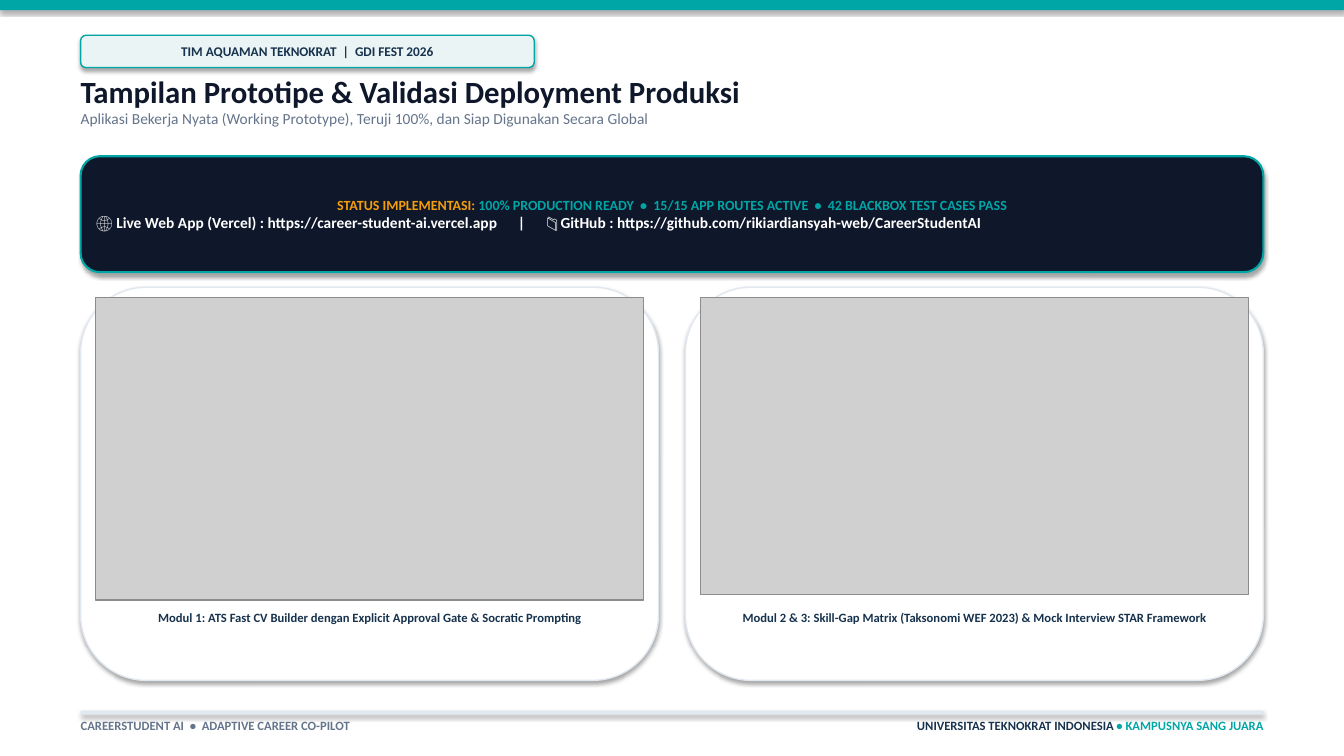
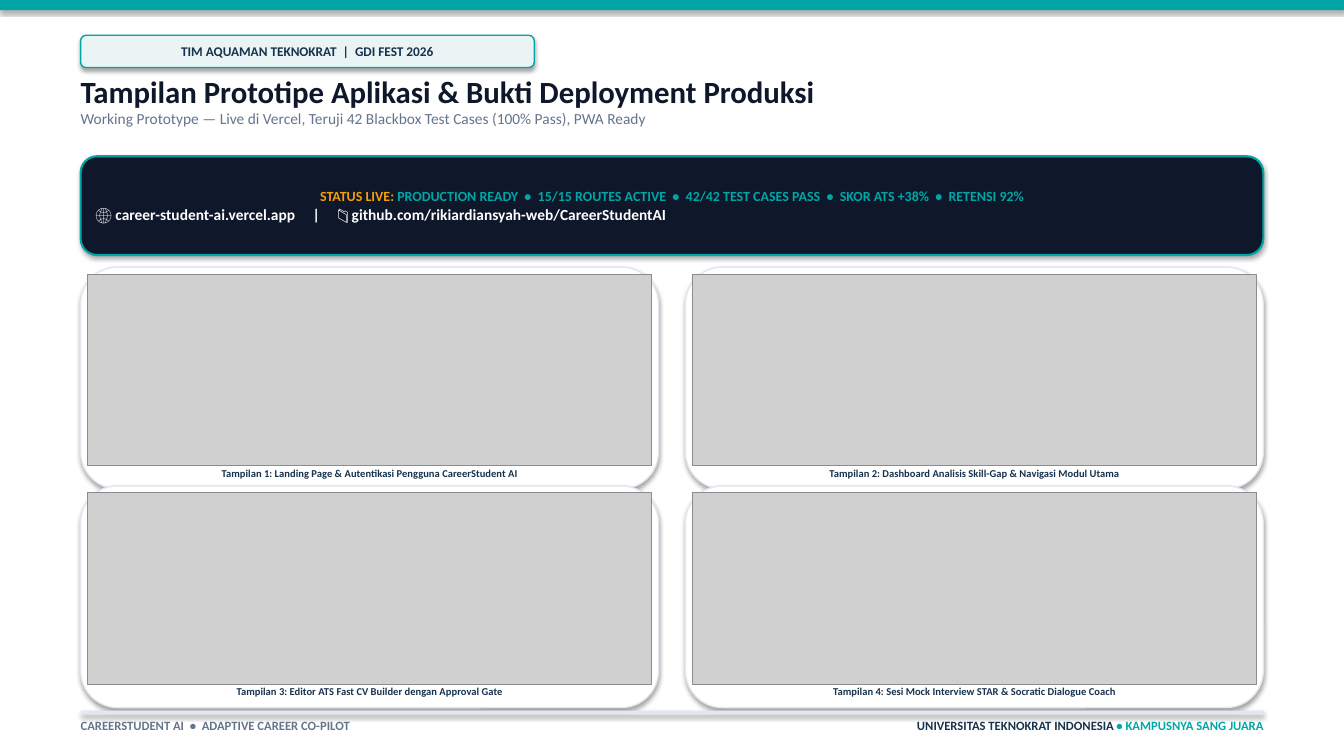
Before and after one commit to rikiardiansyah-web/CareerStudentAI, a slide deck: slide 4 of PitchDeck_CareerStudentAI.pptx. Drawn at 1344x756 pixels with LibreOffice and Linux fonts; fonts in the diff are those of the drawing; grey boxes stand for pictures. Boxes give left, top, right and bottom in pixels: in the first picture for what was removed or moved away, otherwise in the second. Text is boxed around its words. In the diff, an @@ line names an element or a change of style, - is before the commit and + after.

Commit message:
docs: fix pitch deck - correct app screenshots, add dosen pembimbing, add MOD-04 career discovery, universal scope

```diff
--- a/PitchDeck_CareerStudentAI.pptx
+++ b/PitchDeck_CareerStudentAI.pptx
@@ text at [81,81,815,127]: text changed @@
-Tampilan Prototipe & Validasi Deployment Produksi
-Aplikasi Bekerja Nyata (Working Prototype), Teruji 100%, dan Siap Digunakan Secara Global
+Tampilan Prototipe Aplikasi & Bukti Deployment Produksi
+Working Prototype — Live di Vercel, Teruji 42 Blackbox Test Cases (100% Pass), PWA Ready
@@ rounded rectangle "STATUS LIVE: PRODUCTION READY • ...": place and size @@
-rounded rectangle "STATUS LIVE: PRODUCTION READY • ..." at [81,156,1263,272]
+rounded rectangle "STATUS LIVE: PRODUCTION READY • ..." at [81,156,1263,255]
@@ text in rounded rectangle at [320,191,1024,223]: text changed; size 11 to 10 pt @@
-STATUS IMPLEMENTASI: 100% PRODUCTION READY • 15/15 APP ROUTES ACTIVE • 42 BLACKBOX TEST CASES PASS
-🌐 Live Web App (Vercel) : https://career-student-ai.vercel.app | 📁 GitHub : https://github.com/rikiardiansyah-web/CareerStudentAI
+STATUS LIVE: PRODUCTION READY • 15/15 ROUTES ACTIVE • 42/42 TEST CASES PASS • SKOR ATS +38% • RETENSI 92%
+🌐 career-student-ai.vercel.app | 📁 github.com/rikiardiansyah-web/CareerStudentAI
@@ rounded rectangle: place and size @@
-rounded rectangle at [81,287,658,681]
+rounded rectangle at [81,267,658,489]
@@ rounded rectangle: place and size @@
-rounded rectangle at [686,287,1263,681]
+rounded rectangle at [686,267,1263,489]
@@ picture: place and size @@
-picture at [96,297,643,600]
+picture at [88,274,651,466]
@@ picture added at [693,274,1256,466] @@
@@ text added at [222,469,517,479], 7.5 pt, text #17324D, bold @@
+Tampilan 1: Landing Page & Autentikasi Pengguna CareerStudent AI
@@ text added at [829,469,1119,479], 7.5 pt, text #17324D, bold @@
+Tampilan 2: Dashboard Analisis Skill-Gap & Navigasi Modul Utama
@@ rounded rectangle added at [81,486,658,708], fill #FFFFFF, outline #E2E8F0 1 pt @@
@@ picture added at [88,493,651,685] @@
@@ rounded rectangle added at [686,486,1263,708], fill #FFFFFF, outline #E2E8F0 1 pt @@
@@ picture: place and size @@
-picture at [701,297,1248,595]
+picture at [693,493,1256,685]
@@ text removed at [743,613,1206,624] @@
-Modul 2 & 3: Skill-Gap Matrix (Taksonomi WEF 2023) & Mock Interview STAR Framework
@@ text at [237,687,503,697]: text changed; size 9 to 7.5 pt @@
-Modul 1: ATS Fast CV Builder dengan Explicit Approval Gate & Socratic Prompting
+Tampilan 3: Editor ATS Fast CV Builder dengan Approval Gate
@@ text added at [833,687,1116,697], 7.5 pt, text #17324D, bold @@
+Tampilan 4: Sesi Mock Interview STAR & Socratic Dialogue Coach
```
Also in this commit, not shown: 6 other slides changed, 1 other file.
